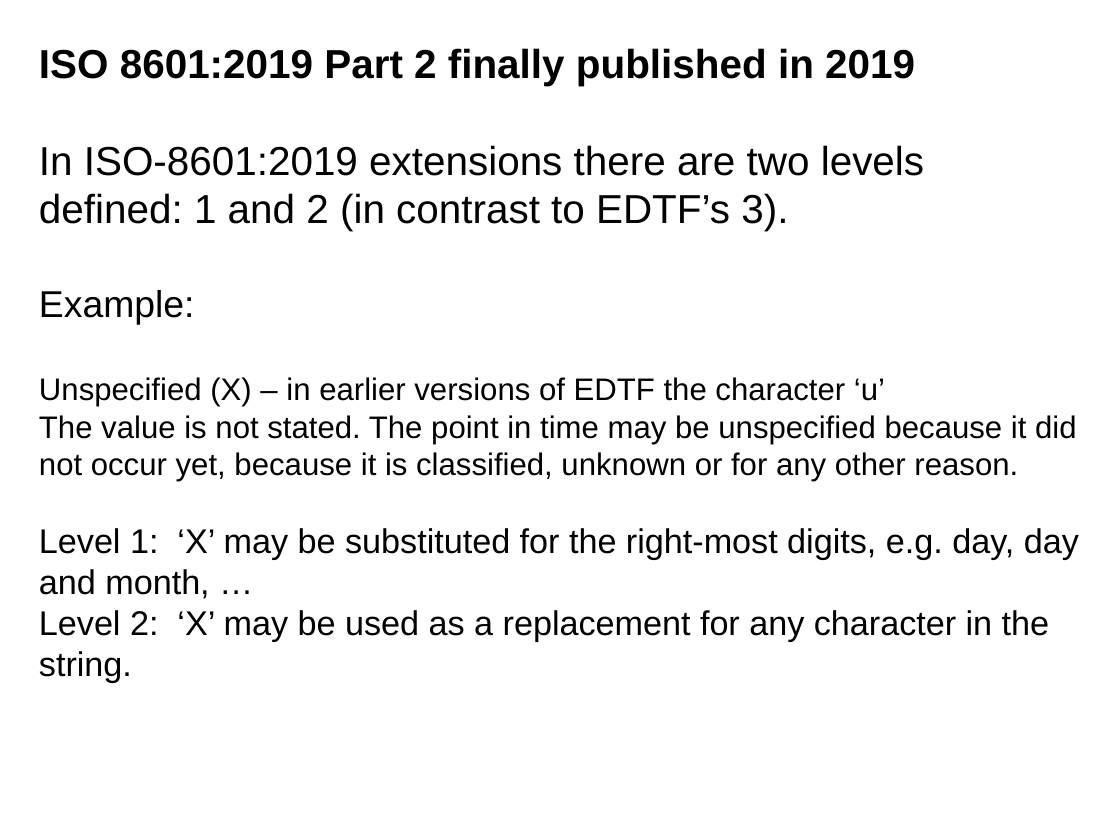
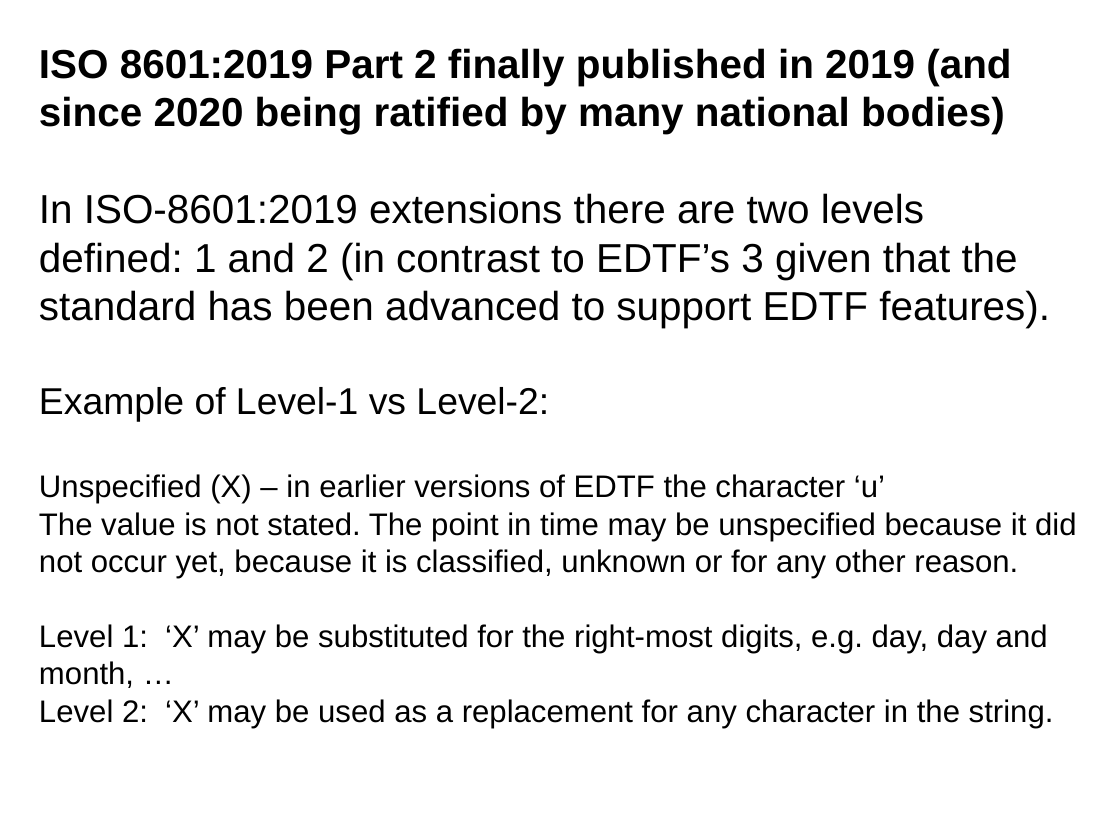
Before and after one commit to re-Isearch/date, a slide deck: slide 40 of Slides/ISO8601-Presentation.pptx. Drawn at 1120x840 pixels with LibreOffice and Linux fonts; fonts in the diff are those of the drawing. Boxes give left, top, right and bottom in pixels: in the first picture for what was removed or moved away, otherwise in the second. Text is boxed around its words. In the diff, an @@ line names an element or a change of style, - is before the commit and + after.

```diff
--- a/Slides/ISO8601-Presentation.pptx
+++ b/Slides/ISO8601-Presentation.pptx
@@ text at (39,48,1050,422): text changed @@
-ISO 8601:2019 Part 2 finally published in 2019
-In ISO-8601:2019 extensions there are two levels defined: 1 and 2 (in contrast to EDTF’s 3).
-Example:
+ISO 8601:2019 Part 2 finally published in 2019 (and since 2020 being ratified by many national bodies)
+In ISO-8601:2019 extensions there are two levels defined: 1 and 2 (in contrast to EDTF’s 3 given that the standard has been advanced to support EDTF features).
+Example of Level-1 vs Level-2:
@@ text at (39,624,1054,728): size 22 to 20 pt in "Level 1: ‘X’ may be substituted for ...", "Level 2: ‘X’ may be used as ..." @@
```
Also in this commit, not shown: 4 other slides changed, 1 slide added, 1 other file.
